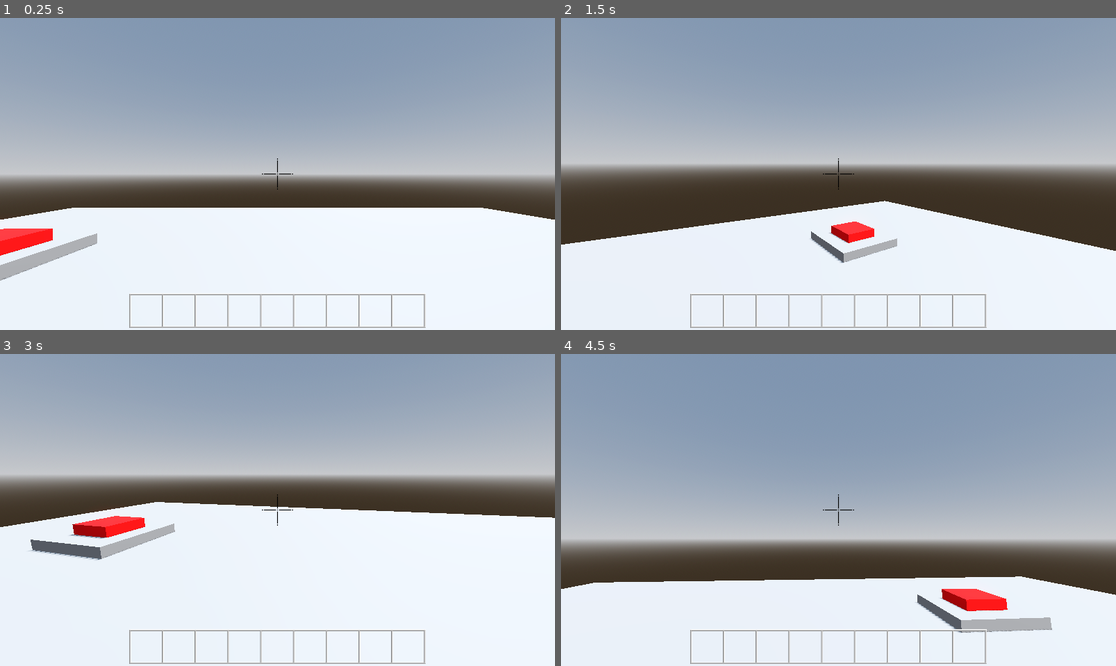
Above: before the commit, frames 1-4 (two rows, left to right).
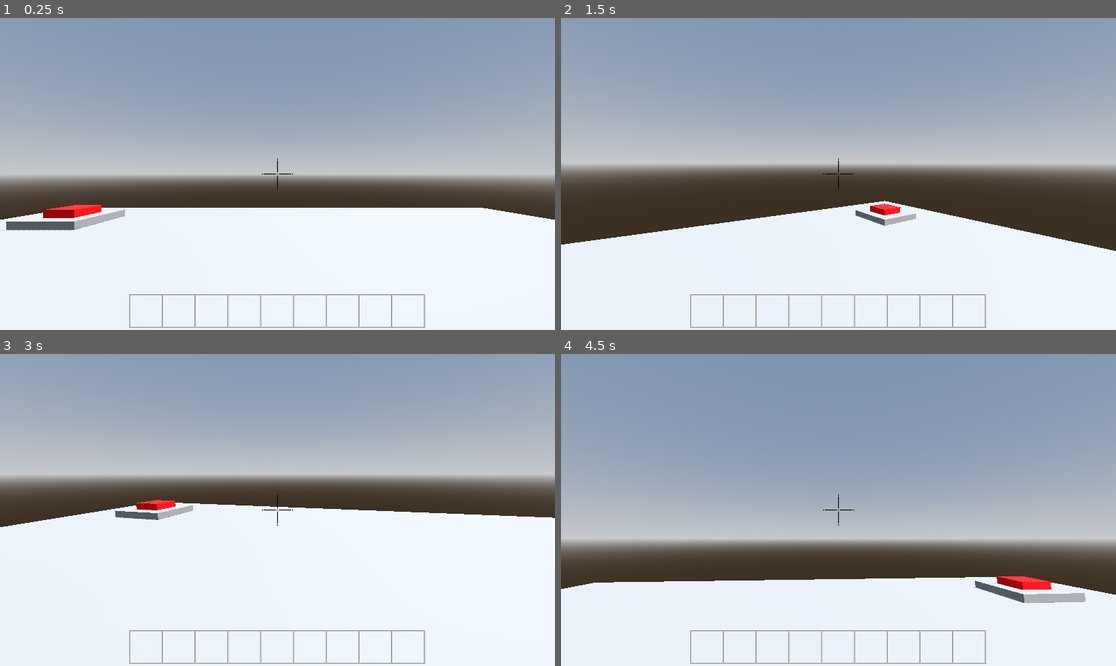
Above: after the commit, the same moments.

Repository: Stevenso2/Karson
Game: Godot game, scene res://assets/World.tscn
Two runs of this game, one before a commit and one after it. Both use one fixed random seed, a clock stepped at 60 frames per second and the inputs below.
Inputs (mouse positions are in pixels of both pictures, inside the frame that each line leads up to):
- Up to frame 1 (0.25 s): no input
- Up to frame 2 (1.5 s): tap Enter at 0.5 s; move the mouse to (866, 174) at 0.52 s; tap 1 (1) at 0.6 s; tap 2 (2) at 0.8, 1.35 s; tap Space (U) at 1.25 s; move the mouse to (810, 174) at 1.27 s
- Up to frame 3 (3 s): tap 3 (3) at 1.55, 2.1 s; move the mouse to (288, 503) at 2.02 s; tap 4 (4) at 2.3, 2.85 s; tap Enter at 2.75 s; move the mouse to (271, 516) at 2.77 s
- Up to frame 4 (4.5 s): tap 5 (5) at 3.05, 3.6 s; tap Space (U) at 3.5 s; move the mouse to (877, 513) at 3.52 s; tap 6 (6) at 3.8, 4.35 s; move the mouse to (794, 506) at 4.27 s

The runs differ from the first frame. In frame 1, 2.2% of the frame differs, in the area x 0-23%, y 59-85%; in frame 2, 1.2%; in frame 3, 2.0%; in frame 4, 2.4%, in the area x 63-95%, y 71-90%.

Commit message:
Added Button
- made static bodies with mesh and collision shapes
- added areas to each static body
- made a signal in the global script, that passes an id when a Button is pressed
- used a script to interface with the two static bodies and move them depening on if something is in each area
---The mesh may change in future

Diff:
--- a/assets/Button.tscn
+++ b/assets/Button.tscn
@@ -9,7 +9,7 @@
 size = Vector3(2, 0.25, 2)
 
 [sub_resource type="BoxShape3D" id="BoxShape3D_m221e"]
-size = Vector3(1, 0.01, 1)
+size = Vector3(1, 0.05, 1)
 
 [sub_resource type="BoxShape3D" id="BoxShape3D_dcs6f"]
 size = Vector3(1, 0.25, 1)
@@ -22,7 +22,7 @@
 size = Vector3(1, 0.25, 1)
 
 [sub_resource type="BoxShape3D" id="BoxShape3D_6fwqn"]
-size = Vector3(1, 0.01, 1)
+size = Vector3(1, 0.05, 1)
 
 [node name="Button" type="StaticBody3D"]
 collision_mask = 0
@@ -40,7 +40,7 @@
 transform = Transform3D(1, 0, 0, 0, 1, 0, 0, 0, 1, 0, 0.25, 0)
 
 [node name="ContactCollision" type="CollisionShape3D" parent="ContactArea"]
-transform = Transform3D(1, 0, 0, 0, 1, 0, 0, 0, 1, 0, 0.005, 0)
+transform = Transform3D(1, 0, 0, 0, 1, 0, 0, 0, 1, 0, 0.025, 0)
 shape = SubResource("BoxShape3D_m221e")
 
 [node name="ButtonFace" type="StaticBody3D" parent="."]
@@ -49,11 +49,9 @@
 collision_mask = 2
 
 [node name="ButtonFaceMesh" type="CollisionShape3D" parent="ButtonFace"]
-transform = Transform3D(1, 0, 0, 0, 1, 0, 0, 0, 1, 0, 0, 0)
 shape = SubResource("BoxShape3D_dcs6f")
 
 [node name="ButtonFaceCollision" type="MeshInstance3D" parent="ButtonFace"]
-transform = Transform3D(1, 0, 0, 0, 1, 0, 0, 0, 1, 0, 0, 0)
 mesh = SubResource("BoxMesh_w8v3l")
 skeleton = NodePath("")
 
@@ -61,7 +59,10 @@
 transform = Transform3D(1, 0, 0, 0, 1, 0, 0, 0, 1, 0, 0.12, 0)
 
 [node name="MoveCollision" type="CollisionShape3D" parent="ButtonFace/MoveArea"]
-transform = Transform3D(1, 0, 0, 0, 1, 0, 0, 0, 1, 0, 0.01, 0)
+transform = Transform3D(1, 0, 0, 0, 1, 0, 0, 0, 1, 0, 0.03, 0)
 shape = SubResource("BoxShape3D_6fwqn")
 
-[connection signal="area_entered" from="ButtonFace/MoveArea" to="." method="_on_move_area_area_entered"]
+[connection signal="body_entered" from="ContactArea" to="." method="contact_area_entered"]
+[connection signal="body_exited" from="ContactArea" to="." method="contact_area_exited"]
+[connection signal="body_entered" from="ButtonFace/MoveArea" to="." method="move_area_entered"]
+[connection signal="body_exited" from="ButtonFace/MoveArea" to="." method="move_area_exited"]
--- a/assets/World.tscn
+++ b/assets/World.tscn
@@ -47,5 +47,5 @@
 [node name="CollisionShape3D" type="CollisionShape3D" parent="Terrain"]
 shape = SubResource("HeightMapShape3D_p3buv")
 
-[node name="Base_Plate" parent="." instance=ExtResource("2_j6cc0")]
-transform = Transform3D(1, 0, 0, 0, 1, 0, 0, 0, 1, -5.29197, -0.00944346, -3.83648)
+[node name="Button" parent="." instance=ExtResource("2_j6cc0")]
+transform = Transform3D(1, 0, 0, 0, 1, 0, 0, 0, 1, -7, 0, -7)
--- a/scrips/button.gd
+++ b/scrips/button.gd
@@ -1,11 +1,39 @@
 extends StaticBody3D
 
-@onready var contact_collision: CollisionShape3D = $ContactArea/ContactCollision
-@onready var move_collision: CollisionShape3D = $ButtonFace/MoveArea/MoveCollision
 @onready var button_face: StaticBody3D = $ButtonFace
+@export var id: int = 0
+@export var ButtonSpeed: float = 0.8
 
+var move = false
+var Contact = false
 # Called when the node enters the scene tree for the first time.
 
 
-func _on_move_area_area_entered(area: Area3D) -> void:
-	pass # Replace with function body.
+func _physics_process(delta: float) -> void:
+	if move:
+		if button_face.position.y <= 0.375 && button_face.position.y > 0.15:
+			button_face.position.y -= ButtonSpeed * delta
+	else:
+		if button_face.position.y < 0.375 && button_face.position.y >= 0.15:
+			button_face.position.y += ButtonSpeed * delta
+
+	if button_face.position.y > 0.375:
+		button_face.position.y = 0.375
+
+	if button_face.position.y < 0.15:
+		button_face.position.y = 0.15
+
+	if Contact:
+		global.PObj_Button.emit(id)
+
+
+
+
+func move_area_entered(body: Node3D) -> void:
+	move = true
+func move_area_exited(body: Node3D) -> void:
+	move = false
+func contact_area_entered(body: Node3D) -> void:
+	Contact = true
+func contact_area_exited(body: Node3D) -> void:
+	Contact = false
--- a/scrips/global.gd
+++ b/scrips/global.gd
@@ -13,6 +13,8 @@
 
 var DEV = false
 
+signal PObj_Button
+
 
 func _process(delta: float) -> void:
 	if Input.is_action_just_pressed("REMOVE ON FINAL"):
